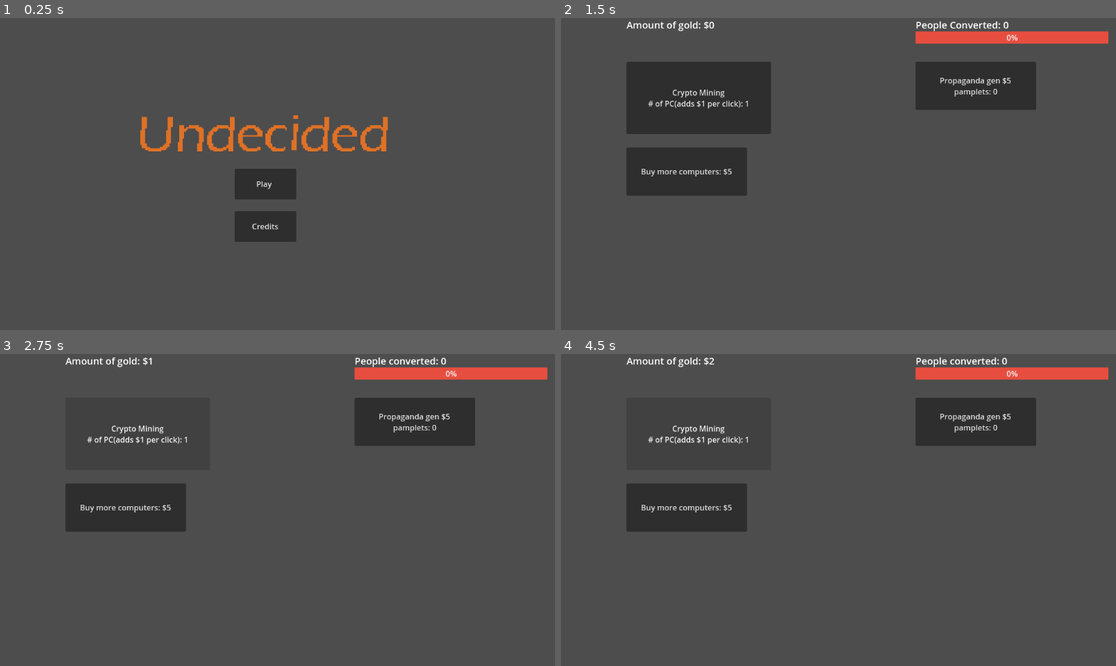
Above: before the commit, frames 1-4 (two rows, left to right).
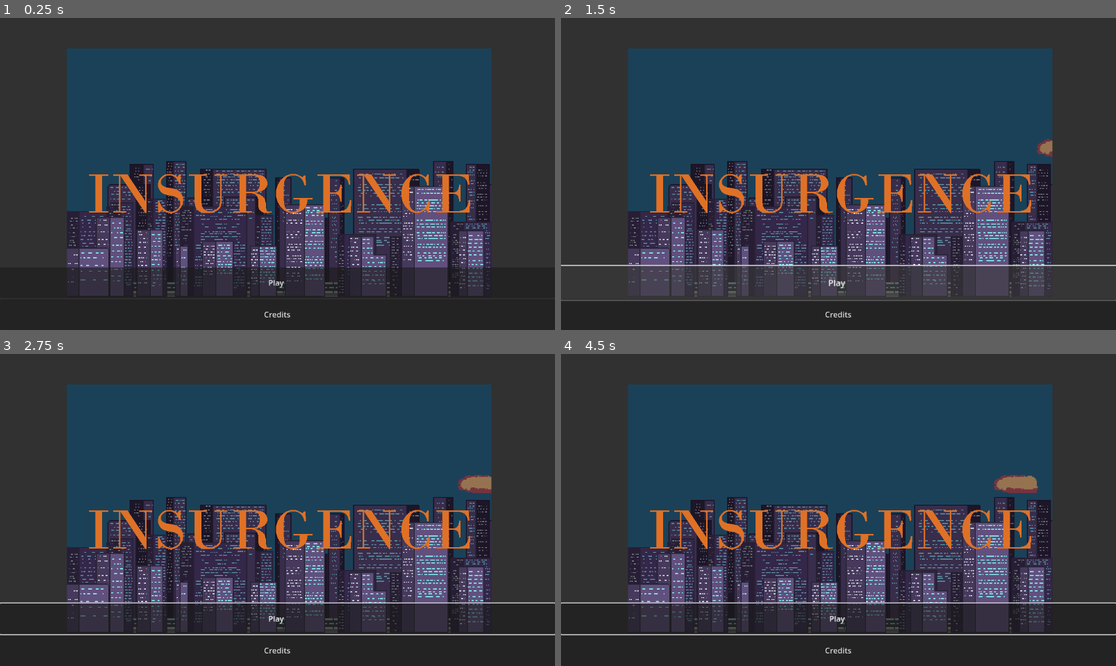
Above: after the commit, the same moments.

Repository: Tender-Bytes/PirateJam14v2
Game: Godot game, scene res://Scenes/kami_scenes/Main menu.tscn
Same seed, same stepped clock (60 frames per second), same inputs: the game is played once before the commit and once after it. This scene is started directly instead of the project's main scene.
Inputs (mouse positions are in pixels of both pictures, inside the frame that each line leads up to):
- Up to frame 1 (0.25 s): no input
- Up to frame 2 (1.5 s): click "Play" at 0.5 s; click (838, 283) at 1.25 s, where only the run after the commit has a clickable "Play"
- Up to frame 3 (2.75 s): click (138, 435) at 2 s, where only the run before the commit has a clickable "Crypto Mining # of PC(adds $1…"
- Up to frame 4 (4.5 s): click (977, 422) at 2.75 s, where only the run before the commit has a clickable "Propaganda gen $5 pamplets: 0"; click (688, 506) at 3.5 s, where only the run before the commit has a clickable "Buy more computers: $5"; click (699, 435) at 4.25 s, where only the run before the commit has a clickable "Crypto Mining # of PC(adds $1…"

The runs differ from the first frame. In frame 1, 97% of the frame differs, in the area x 0-100%, y 0-100%; in frame 2, 89%; in frame 3, 97%; in frame 4, 97%.

Commit message:
button stuff and main menu

Diff:
--- a/Scenes/kami_scenes/Main menu.gd
+++ b/Scenes/kami_scenes/Main menu.gd
@@ -1,9 +1,9 @@
 extends Node2D
 
-
+@onready var base_pos = Vector2(690,0)
 # Called when the node enters the scene tree for the first time.
 func _ready():
-	pass # Replace with function body.
+	move() # Replace with function body.
 
 
 # Called every frame. 'delta' is the elapsed time since the previous frame.
@@ -11,5 +11,12 @@
 	pass
 
 
-func _on_play_pressed():
-	get_tree().change_scene_to_file("res://Scenes/Levels/testLevel.tscn")
+
+func move():
+	$Timer.start()
+	$clouds.position=base_pos
+	var tween= create_tween().set_trans(Tween.TRANS_LINEAR).set_ease(Tween.EASE_IN)
+	tween.tween_property($clouds,'position',Vector2($clouds.position.x-1700,$clouds.position.y),57)
+	await $Timer.timeout
+
+	move()
--- a/Scenes/kami_scenes/Main menu.tscn
+++ b/Scenes/kami_scenes/Main menu.tscn
@@ -1,34 +1,87 @@
-[gd_scene load_steps=5 format=3 uid="uid://dofg7amok572a"]
+[gd_scene load_steps=9 format=3 uid="uid://dofg7amok572a"]
 
 [ext_resource type="Script" path="res://Scenes/kami_scenes/Main menu.gd" id="1_33mak"]
+[ext_resource type="Texture2D" uid="uid://b5xgfisihx15a" path="res://Scenes/kami_scenes/kami_assetss/menu_art_background.png" id="2_6htu4"]
 [ext_resource type="Script" path="res://Scenes/kami_scenes/Play.gd" id="2_aly0s"]
 [ext_resource type="Script" path="res://Scenes/kami_scenes/Credits.gd" id="3_11hos"]
 [ext_resource type="Texture2D" uid="uid://7dwc55gegj56" path="res://Scenes/kami_scenes/kami_assetss/mainmenu lmao.png" id="4_dofoe"]
+[ext_resource type="Texture2D" uid="uid://d0xfjf7xiujsn" path="res://Scenes/kami_scenes/kami_assetss/cloud 1.png" id="6_6h5lb"]
+[ext_resource type="Texture2D" uid="uid://2epgmggt6l8q" path="res://Scenes/kami_scenes/kami_assetss/could 2.png" id="7_71orm"]
+[ext_resource type="Texture2D" uid="uid://d3fvbbp5vmo7u" path="res://Scenes/kami_scenes/kami_assetss/cloud 3.png" id="8_uhtql"]
 
 [node name="MainMenu" type="Node2D"]
 script = ExtResource("1_33mak")
 
+[node name="ColorRect" type="ColorRect" parent="."]
+offset_right = 1152.0
+offset_bottom = 648.0
+color = Color(0.192157, 0.192157, 0.192157, 1)
+
+[node name="TextureRect" type="TextureRect" parent="."]
+offset_left = 137.0
+offset_top = 63.0
+offset_right = 1021.0
+offset_bottom = 579.0
+texture = ExtResource("2_6htu4")
+
+[node name="clouds" type="Node2D" parent="."]
+position = Vector2(690, 0)
+
+[node name="Sprite2D" type="Sprite2D" parent="clouds"]
+position = Vector2(388, 270)
+texture = ExtResource("6_6h5lb")
+
+[node name="Sprite2D2" type="Sprite2D" parent="clouds"]
+position = Vector2(664, 268)
+texture = ExtResource("7_71orm")
+
+[node name="Sprite2D3" type="Sprite2D" parent="clouds"]
+position = Vector2(915, 218)
+texture = ExtResource("8_uhtql")
+
+[node name="Control" type="Control" parent="."]
+layout_mode = 3
+anchors_preset = 0
+offset_right = 40.0
+offset_bottom = 40.0
+
+[node name="ColorRect" type="ColorRect" parent="Control"]
+layout_mode = 0
+offset_left = 1020.0
+offset_right = 1155.0
+offset_bottom = 648.0
+color = Color(0.192157, 0.192157, 0.192157, 1)
+
+[node name="ColorRect2" type="ColorRect" parent="Control"]
+layout_mode = 0
+offset_left = -1.0
+offset_top = 1.0
+offset_right = 139.0
+offset_bottom = 649.0
+color = Color(0.192157, 0.192157, 0.192157, 1)
+
+[node name="TEXT" type="Sprite2D" parent="."]
+position = Vector2(580.5, 364.5)
+texture = ExtResource("4_dofoe")
+
+[node name="Timer" type="Timer" parent="."]
+wait_time = 62.0
+
 [node name="Play" type="Button" parent="."]
-offset_left = 487.0
-offset_top = 313.0
-offset_right = 615.0
-offset_bottom = 377.0
-pivot_offset = Vector2(64, 32)
+offset_top = 518.0
+offset_right = 1152.0
+offset_bottom = 582.0
+pivot_offset = Vector2(576, 32)
 text = "Play "
 script = ExtResource("2_aly0s")
 
 [node name="Credits" type="Button" parent="."]
-offset_left = 487.0
-offset_top = 401.0
-offset_right = 615.0
-offset_bottom = 465.0
-pivot_offset = Vector2(64, 32)
+offset_top = 584.0
+offset_right = 1152.0
+offset_bottom = 648.0
+pivot_offset = Vector2(576, 32)
 text = "Credits"
 script = ExtResource("3_11hos")
-
-[node name="Sprite2D" type="Sprite2D" parent="."]
-position = Vector2(548, 240)
-texture = ExtResource("4_dofoe")
 
 [connection signal="mouse_entered" from="Play" to="Play" method="_on_mouse_entered"]
 [connection signal="mouse_exited" from="Play" to="Play" method="_on_mouse_exited"]
--- /dev/null
+++ b/Scenes/kami_scenes/button_scene.gd
@@ -0,0 +1,22 @@
+extends TextureButton
+
+
+# Called when the node enters the scene tree for the first time.
+func _ready():
+	pass # Replace with function body.
+
+
+# Called every frame. 'delta' is the elapsed time since the previous frame.
+func _process(delta):
+	pass
+
+
+func _on_mouse_entered():
+	if not(disabled):
+		$hover.show()
+
+
+
+func _on_hover_mouse_exited():
+	if not(disabled):
+		$hover.hide()
--- /dev/null
+++ b/Scenes/kami_scenes/button_scene.tscn
@@ -0,0 +1,29 @@
+[gd_scene load_steps=5 format=3 uid="uid://3q08rw4x5d0m"]
+
+[ext_resource type="Texture2D" uid="uid://bd3hb2fe0k5lp" path="res://Scenes/kami_scenes/kami_assetss/button_idle.png" id="1_txkj5"]
+[ext_resource type="Script" path="res://Scenes/kami_scenes/button_scene.gd" id="4_2rivj"]
+[ext_resource type="Texture2D" uid="uid://bx0pda6mp0rd3" path="res://Scenes/kami_scenes/kami_assetss/button_disabled.png" id="4_xsthm"]
+[ext_resource type="Texture2D" uid="uid://dxd4wvamh4cy8" path="res://Scenes/kami_scenes/kami_assetss/hover_background.png" id="5_5e0ug"]
+
+[node name="Control" type="TextureButton"]
+anchors_preset = 15
+anchor_right = 1.0
+anchor_bottom = 1.0
+offset_right = -942.0
+offset_bottom = -558.0
+grow_horizontal = 2
+grow_vertical = 2
+action_mode = 0
+texture_normal = ExtResource("1_txkj5")
+texture_pressed = ExtResource("4_xsthm")
+script = ExtResource("4_2rivj")
+
+[node name="hover" type="TextureRect" parent="."]
+visible = false
+layout_mode = 0
+offset_right = 40.0
+offset_bottom = 40.0
+texture = ExtResource("5_5e0ug")
+
+[connection signal="mouse_entered" from="." to="." method="_on_mouse_entered"]
+[connection signal="mouse_exited" from="hover" to="." method="_on_hover_mouse_exited"]
--- a/Scenes/kami_scenes/kami_test_level.tscn
+++ b/Scenes/kami_scenes/kami_test_level.tscn
@@ -42,7 +42,6 @@
 
 [node name="Newscaster" parent="." instance=ExtResource("11_g3uef")]
 position = Vector2(892, 333)
-scale = Vector2(2, 2)
 
 [node name="Scrolling news" parent="." instance=ExtResource("12_3ypxw")]
 layout_direction = 2
Binary file removed: Graphics/Menu/menu_art.png
Binary file added: Scenes/kami_scenes/kami_assetss/button_disabled.png
Not shown, added: Scenes/kami_scenes/kami_assetss/button_disabled.png.import
Binary file added: Scenes/kami_scenes/kami_assetss/button_hovered.png
Not shown, added: Scenes/kami_scenes/kami_assetss/button_hovered.png.import
Binary file added: Scenes/kami_scenes/kami_assetss/button_idle.png
Not shown, added: Scenes/kami_scenes/kami_assetss/button_idle.png.import
Binary file added: Scenes/kami_scenes/kami_assetss/button_pressed.png
Not shown, added: Scenes/kami_scenes/kami_assetss/button_pressed.png.import
Binary file added: Scenes/kami_scenes/kami_assetss/cloud 1.png
Not shown, added: Scenes/kami_scenes/kami_assetss/cloud 1.png.import
Binary file added: Scenes/kami_scenes/kami_assetss/cloud 3.png
(and 9 more such lines)
